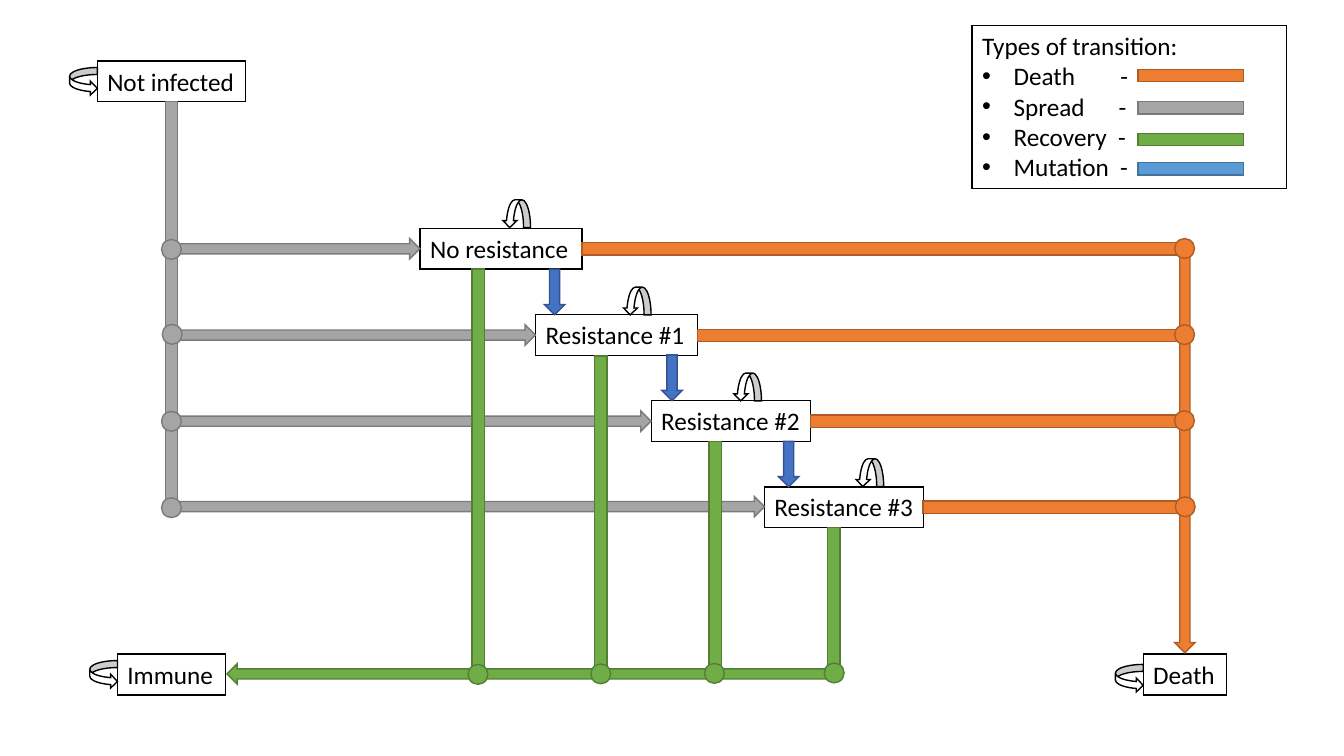
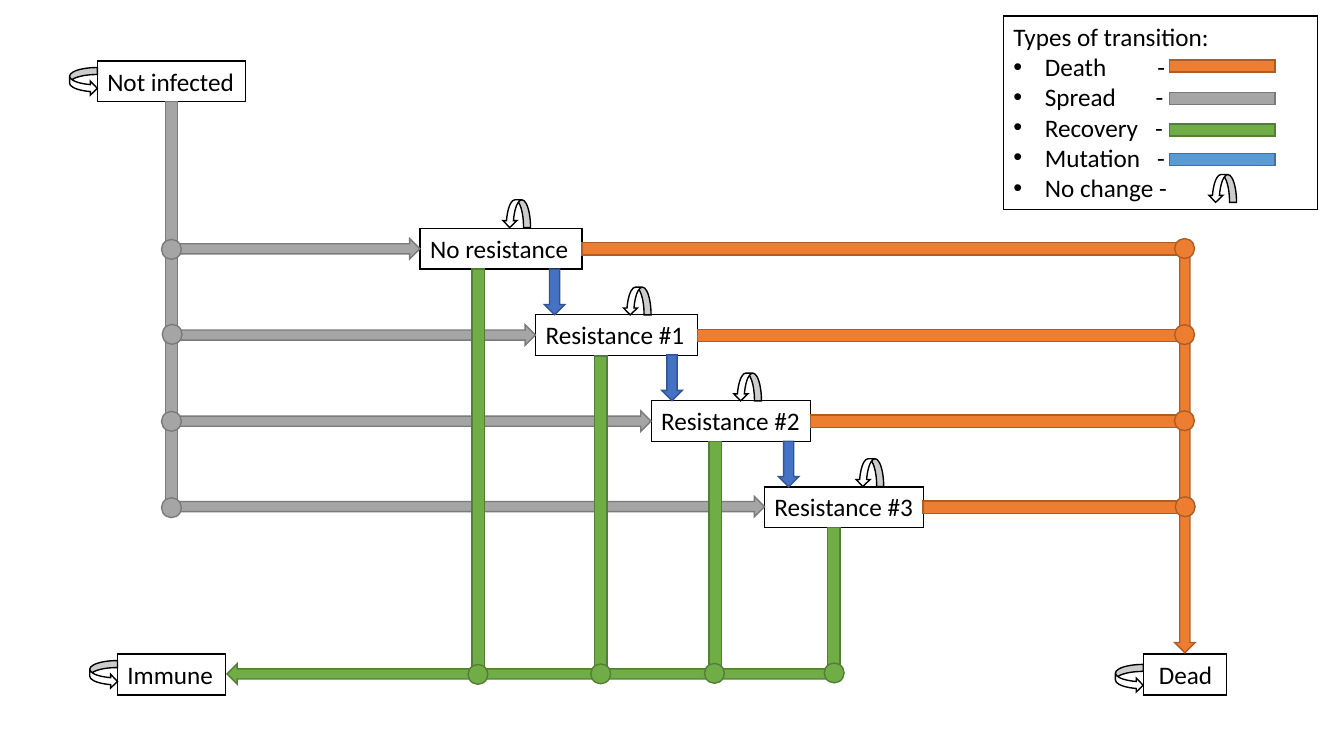
Before and after one commit to EdmundGoodman/Warwick_modelling, a slide deck: slide 1 of Resistance_Model_Diagram.pptx. Drawn at 1344x756 pixels with LibreOffice and Linux fonts; fonts in the diff are those of the drawing. Boxes give left, top, right and bottom in pixels: in the first picture for what was removed or moved away, otherwise in the second. Text is boxed around its words. In the diff, an @@ line names an element or a change of style, - is before the commit and + after.

```diff
--- a/Resistance_Model_Diagram.pptx
+++ b/Resistance_Model_Diagram.pptx
@@ rectangle "Types of transition:" resized from (x1=972, y1=25, x2=1287, y2=189) to (x1=1003, y1=16, x2=1318, y2=210) @@
@@ text in rectangle at (x1=1045, y1=179, x2=1153, y2=202): paragraph added @@
+• No change -
@@ 4 rectangles moved together from (x1=1138, y1=70, x2=1244, y2=175) to (x1=1170, y1=59, x2=1275, y2=165) @@
@@ curved right arrow added at (x1=1209, y1=174, x2=1237, y2=203), fill #FFFFFF, outline #000000 1 pt @@
@@ text in rectangle at (x1=1159, y1=666, x2=1212, y2=684): text changed @@
-Death
+Dead
```
Also in this commit, not shown: 2 slides added, 1 slide removed.
